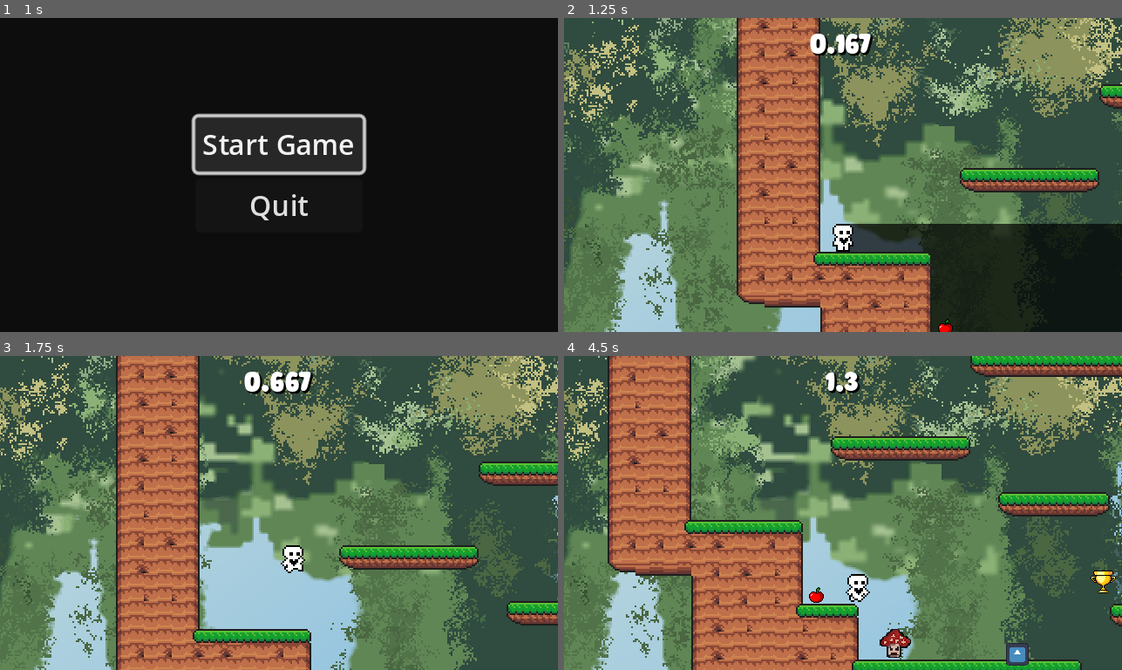
Above: before the commit, frames 1-4 (two rows, left to right).
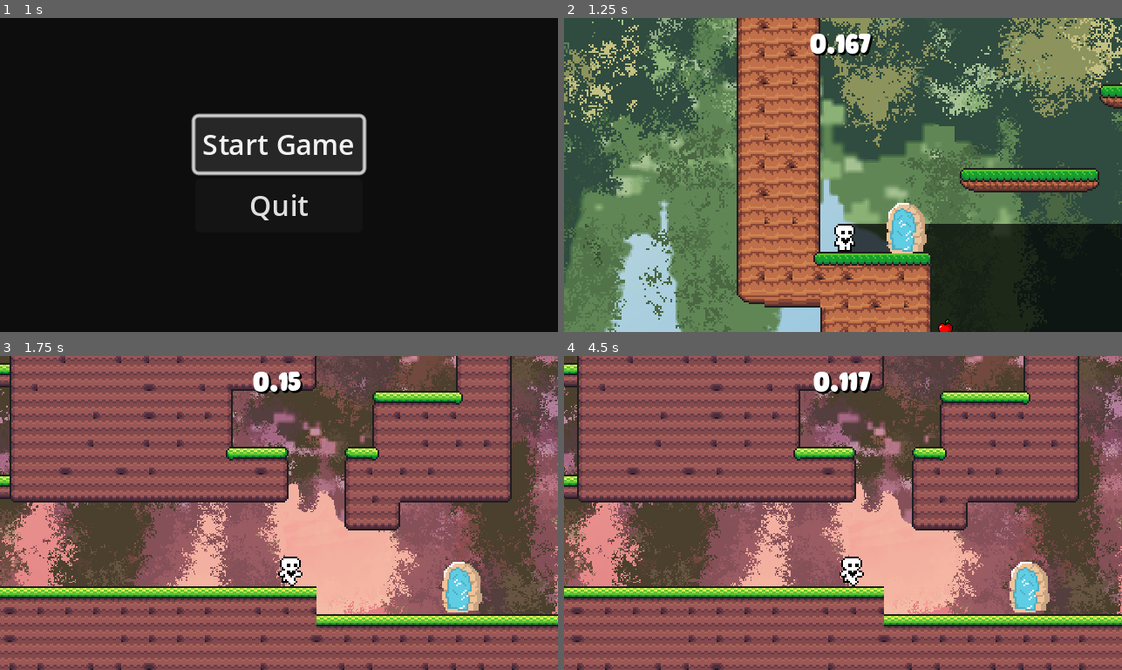
Above: after the commit, the same moments.

Repository: alwong18/AnimalExplorer
Game: Godot game, scene res://Scenes/start_menu.tscn
Two runs of this game, one before a commit and one after it. Both use one fixed random seed, a clock stepped at 60 frames per second and the inputs below. The engine's default icon, where the game draws it, is replaced by a stand-in: a white triangle on a blue panel in a dark square.
Inputs:
- Up to frame 1 (1 s): click "Start Game" at 0.5 s
- Up to frame 2 (1.25 s): no input
- Up to frame 3 (1.75 s): hold Right (move_right) from 1.28 s (still down); tap Space (shoot) at 1.35 s; tap Up (move_up) at 1.52 s
- Up to frame 4 (4.5 s): tap Space (shoot) every 0.75 s from 2.1 to 4.35 s; tap Up (move_up) at 2.27, 3.77 s; release Right (move_right) at 2.78 s; hold Left (move_left) 2.78-3.53 s; hold Right (move_right) from 3.53 s (still down)

Frame 1 is identical in both runs. In frame 2, 1.1% of the frame differs, in the area x 48-65%, y 58-75%; in frame 3, 98%; in frame 4, 98%, in the area x 0-100%, y 0-100%.

Commit message:
added portal back

Diff:
--- a/Scenes/World.tscn
+++ b/Scenes/World.tscn
@@ -1,8 +1,9 @@
-[gd_scene load_steps=5 format=3 uid="uid://k5rl6ostil4q"]
+[gd_scene load_steps=6 format=3 uid="uid://k5rl6ostil4q"]
 
 [ext_resource type="PackedScene" uid="uid://b5doxaq34uvii" path="res://Scenes/player.tscn" id="1_e5v70"]
 [ext_resource type="Script" path="res://Scenes/World.gd" id="1_tv3gm"]
 [ext_resource type="FontFile" uid="uid://bpawmfvndvdvu" path="res://Super Foods.ttf" id="3_iv0rb"]
+[ext_resource type="PackedScene" uid="uid://ce7nouhtqom6x" path="res://portal.tscn" id="3_uddul"]
 
 [sub_resource type="LabelSettings" id="LabelSettings_8mmjr"]
 font = ExtResource("3_iv0rb")
@@ -22,3 +23,5 @@
 label_settings = SubResource("LabelSettings_8mmjr")
 horizontal_alignment = 1
 vertical_alignment = 1
+
+[node name="Portal" parent="." instance=ExtResource("3_uddul")]
--- a/Scenes/level_four.tscn
+++ b/Scenes/level_four.tscn
@@ -8,9 +8,6 @@
 [node name="Player" parent="." index="0"]
 position = Vector2(-463, 69)
 
-[node name="Portal" parent="." index="1"]
-position = Vector2(540, 63)
-
 [node name="Level3TileMap" parent="." index="2" instance=ExtResource("2_2t15f")]
 layer_0/tile_data = PackedInt32Array(524322, 393216, 23, 458786, 65536, 21, 393250, 65536, 21, 327714, 327680, 20, 5243 …(7408 unchanged characters)…
 
@@ -19,3 +16,6 @@
 [node name="ParallaxLayer" type="ParallaxLayer" parent="ParallaxBackground" index="0"]
 
 [node name="Sprite2D" type="Sprite2D" parent="ParallaxBackground/ParallaxLayer" index="0"]
+
+[node name="Portal" parent="." index="4"]
+position = Vector2(543, 59)
--- a/Scenes/level_one.tscn
+++ b/Scenes/level_one.tscn
@@ -13,10 +13,6 @@
 [ext_resource type="PackedScene" uid="uid://bpdbef64mutk8" path="res://Scenes/level_two.tscn" id="11_qj6ek"]
 
 [node name="LevelOne" instance=ExtResource("1_7hj86")]
-
-[node name="Player" parent="." index="0"]
-collision_layer = 2
-collision_mask = 1
 
 [node name="Level1TileMap" parent="." index="1" instance=ExtResource("2_x3bm2")]
 position = Vector2(19, 0)
@@ -54,7 +50,7 @@
 position = Vector2(100, 80)
 texture = ExtResource("10_lyht3")
 
-[node name="Portal" parent="." index="10"]
+[node name="Portal" parent="." index="11"]
 position = Vector2(33, 2)
 collision_layer = 1
 collision_mask = 2
--- a/Scenes/level_three.tscn
+++ b/Scenes/level_three.tscn
@@ -5,5 +5,5 @@
 
 [node name="LevelThree" instance=ExtResource("1_uxuwo")]
 
-[node name="Portal" parent="." index="1"]
+[node name="Portal" parent="." index="2"]
 next_level = ExtResource("2_lnxij")
--- a/Scenes/level_two.tscn
+++ b/Scenes/level_two.tscn
@@ -14,6 +14,7 @@
 layer_0/tile_data = PackedInt32Array(327716, 393216, 6, 262180, 65536, 6, 196644, 327680, 7, 327715, 393216, 6, 262179, …(236331 unchanged characters)…
 
 [node name="ParallaxBackground" type="ParallaxBackground" parent="." index="2"]
+scroll_offset = Vector2(873.5, 471.5)
 
 [node name="ParallaxLayer" type="ParallaxLayer" parent="ParallaxBackground" index="0"]
 position = Vector2(-25, 0)
@@ -25,6 +26,6 @@
 scale = Vector2(0.07, 0.07)
 texture = ExtResource("3_sagoy")
 
-[node name="Portal" parent="." index="3"]
+[node name="Portal" parent="." index="4"]
 position = Vector2(0, 32)
 next_level = ExtResource("4_oypf2")
--- a/Scenes/player.tscn
+++ b/Scenes/player.tscn
@@ -94,9 +94,9 @@
 position_smoothing_speed = 10.0
 
 [node name="AnimatedSprite2D" type="AnimatedSprite2D" parent="."]
+position = Vector2(1, 0)
 sprite_frames = SubResource("SpriteFrames_yfnh3")
 animation = &"idle"
-frame_progress = 0.277577
 
 [node name="CollisionShape2D" type="CollisionShape2D" parent="."]
 position = Vector2(0, 2)
--- /dev/null
+++ b/portal.tscn
@@ -0,0 +1,112 @@
+[gd_scene load_steps=17 format=3 uid="uid://ce7nouhtqom6x"]
+
+[ext_resource type="Script" path="res://portal.gd" id="1_a2hf6"]
+[ext_resource type="Texture2D" uid="uid://jrsb8evssymb" path="res://portal-Sheet.png" id="1_i4ppq"]
+
+[sub_resource type="AtlasTexture" id="AtlasTexture_i3lvf"]
+atlas = ExtResource("1_i4ppq")
+region = Rect2(0, 0, 32, 32)
+
+[sub_resource type="AtlasTexture" id="AtlasTexture_eqk3m"]
+atlas = ExtResource("1_i4ppq")
+region = Rect2(32, 0, 32, 32)
+
+[sub_resource type="AtlasTexture" id="AtlasTexture_h2vul"]
+atlas = ExtResource("1_i4ppq")
+region = Rect2(64, 0, 32, 32)
+
+[sub_resource type="AtlasTexture" id="AtlasTexture_vkgji"]
+atlas = ExtResource("1_i4ppq")
+region = Rect2(96, 0, 32, 32)
+
+[sub_resource type="AtlasTexture" id="AtlasTexture_wpcgm"]
+atlas = ExtResource("1_i4ppq")
+region = Rect2(128, 0, 32, 32)
+
+[sub_resource type="AtlasTexture" id="AtlasTexture_ry3kc"]
+atlas = ExtResource("1_i4ppq")
+region = Rect2(160, 0, 32, 32)
+
+[sub_resource type="AtlasTexture" id="AtlasTexture_50ee5"]
+atlas = ExtResource("1_i4ppq")
+region = Rect2(192, 0, 32, 32)
+
+[sub_resource type="AtlasTexture" id="AtlasTexture_lux5y"]
+atlas = ExtResource("1_i4ppq")
+region = Rect2(224, 0, 32, 32)
+
+[sub_resource type="AtlasTexture" id="AtlasTexture_kj7or"]
+atlas = ExtResource("1_i4ppq")
+region = Rect2(256, 0, 32, 32)
+
+[sub_resource type="AtlasTexture" id="AtlasTexture_ufnoq"]
+atlas = ExtResource("1_i4ppq")
+region = Rect2(288, 0, 32, 32)
+
+[sub_resource type="AtlasTexture" id="AtlasTexture_cvkoe"]
+atlas = ExtResource("1_i4ppq")
+region = Rect2(320, 0, 32, 32)
+
+[sub_resource type="AtlasTexture" id="AtlasTexture_ve6mj"]
+atlas = ExtResource("1_i4ppq")
+region = Rect2(352, 0, 32, 32)
+
+[sub_resource type="SpriteFrames" id="SpriteFrames_63ryi"]
+animations = [{
+"frames": [{
+"duration": 1.0,
+"texture": SubResource("AtlasTexture_i3lvf")
+}, {
+"duration": 1.0,
+"texture": SubResource("AtlasTexture_eqk3m")
+}, {
+"duration": 1.0,
+"texture": SubResource("AtlasTexture_h2vul")
+}, {
+"duration": 1.0,
+"texture": SubResource("AtlasTexture_vkgji")
+}, {
+"duration": 1.0,
+"texture": SubResource("AtlasTexture_wpcgm")
+}, {
+"duration": 1.0,
+"texture": SubResource("AtlasTexture_ry3kc")
+}, {
+"duration": 1.0,
+"texture": SubResource("AtlasTexture_50ee5")
+}, {
+"duration": 1.0,
+"texture": SubResource("AtlasTexture_lux5y")
+}, {
+"duration": 1.0,
+"texture": SubResource("AtlasTexture_kj7or")
+}, {
+"duration": 1.0,
+"texture": SubResource("AtlasTexture_ufnoq")
+}, {
+"duration": 1.0,
+"texture": SubResource("AtlasTexture_cvkoe")
+}, {
+"duration": 1.0,
+"texture": SubResource("AtlasTexture_ve6mj")
+}],
+"loop": true,
+"name": &"default",
+"speed": 5.0
+}]
+
+[sub_resource type="CapsuleShape2D" id="CapsuleShape2D_p668g"]
+
+[node name="Portal" type="Area2D"]
+collision_layer = 3
+collision_mask = 3
+script = ExtResource("1_a2hf6")
+
+[node name="AnimatedSprite2D" type="AnimatedSprite2D" parent="."]
+sprite_frames = SubResource("SpriteFrames_63ryi")
+
+[node name="CollisionShape2D" type="CollisionShape2D" parent="."]
+position = Vector2(3, 1)
+shape = SubResource("CapsuleShape2D_p668g")
+
+[connection signal="body_entered" from="." to="." method="_on_body_entered"]
